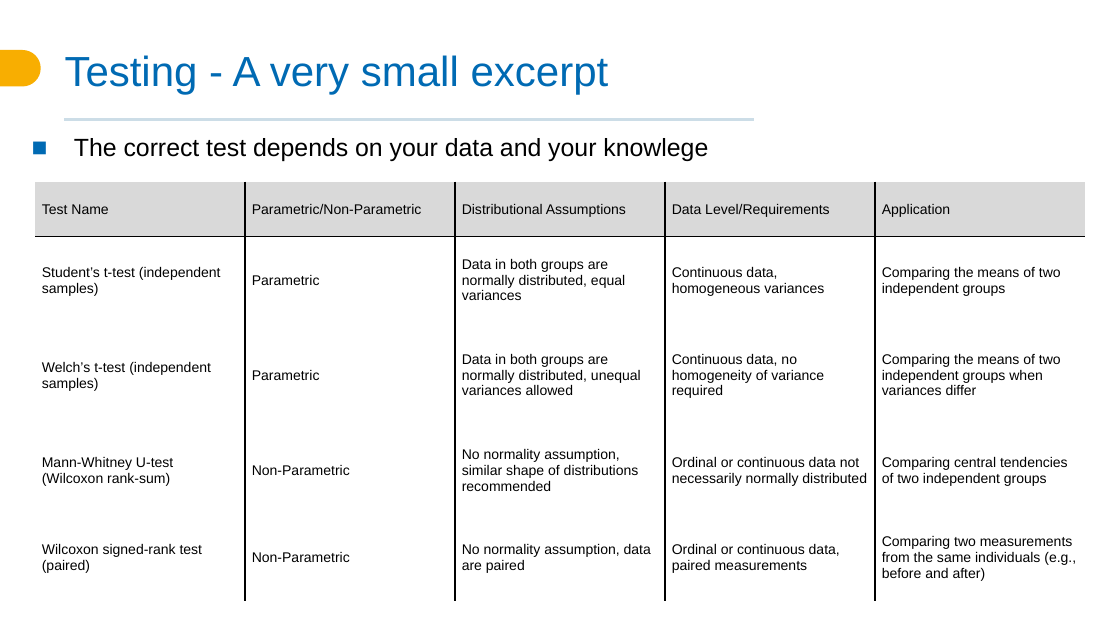
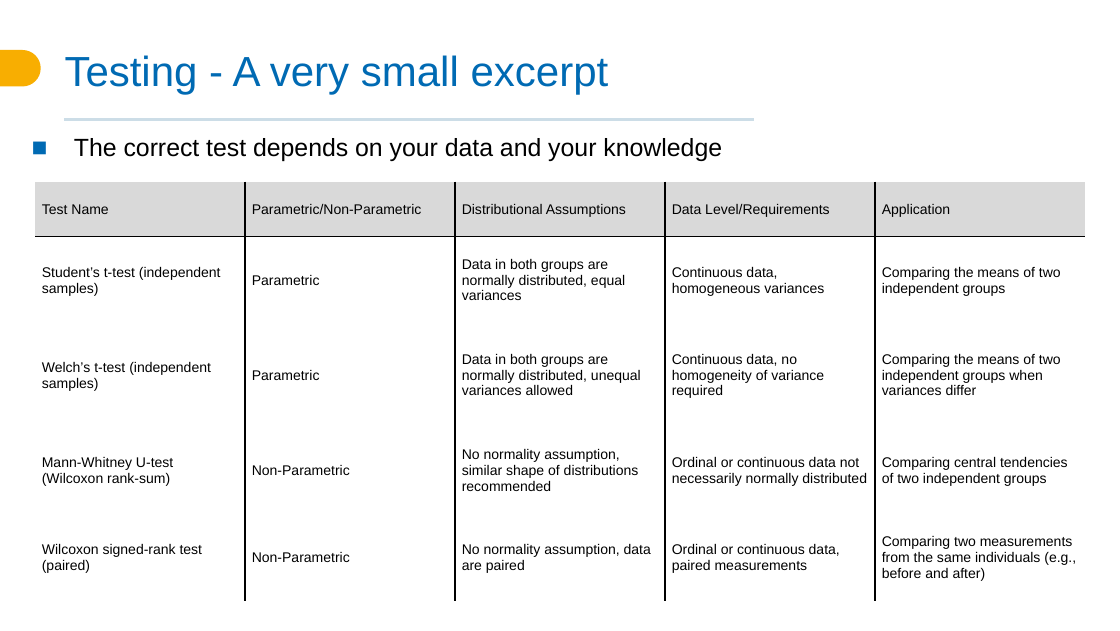
Before and after one commit to dietrichlab-cs/Programming_Intro, a slide deck: slide 9 of python/05_statistics_with_python/funWithStats.pptx. Drawn at 1120x631 pixels with LibreOffice and Linux fonts; fonts in the diff are those of the drawing; background and template pictures are left out. Boxes give left, top, right and bottom in pixels: in the first picture for what was removed or moved away, otherwise in the second. Text is boxed around its words. In the diff, an @@ line names an element or a change of style, - is before the commit and + after.

```diff
--- a/python/05_statistics_with_python/funWithStats.pptx
+++ b/python/05_statistics_with_python/funWithStats.pptx
@@ text at [74,138,722,161]: text changed @@
-◼ The correct test depends on your data and your knowlege
+◼ The correct test depends on your data and your knowledge
```
Also in this commit, not shown: 4 other slides changed, 4 slides added, 5 other files.
